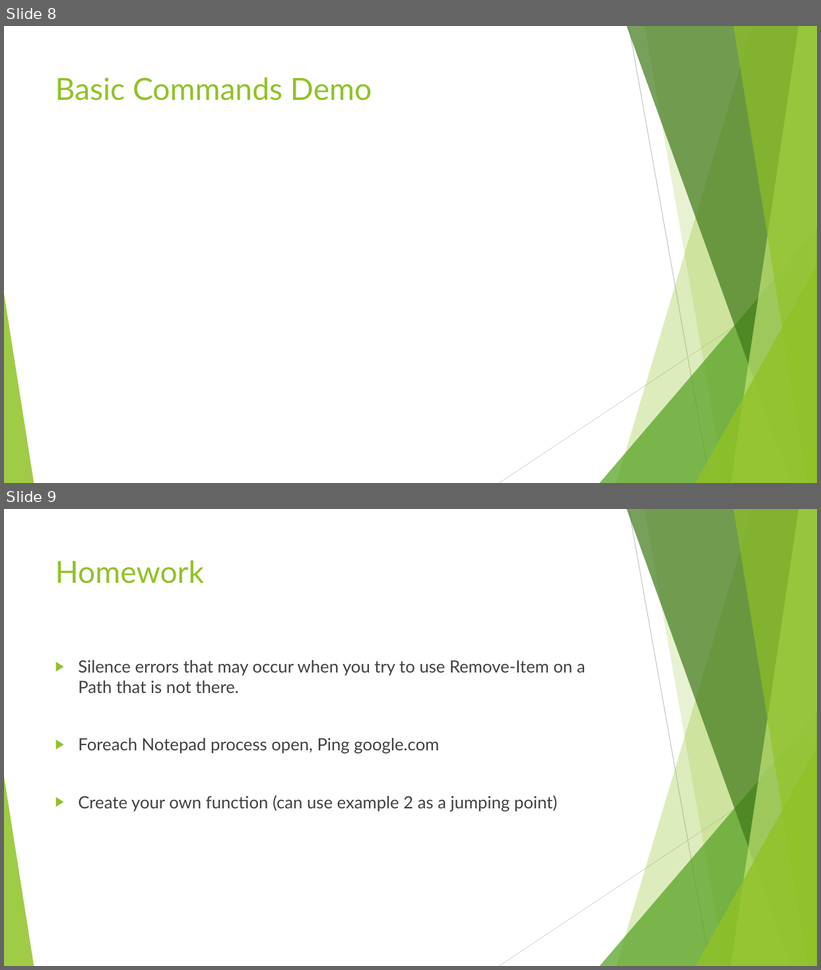
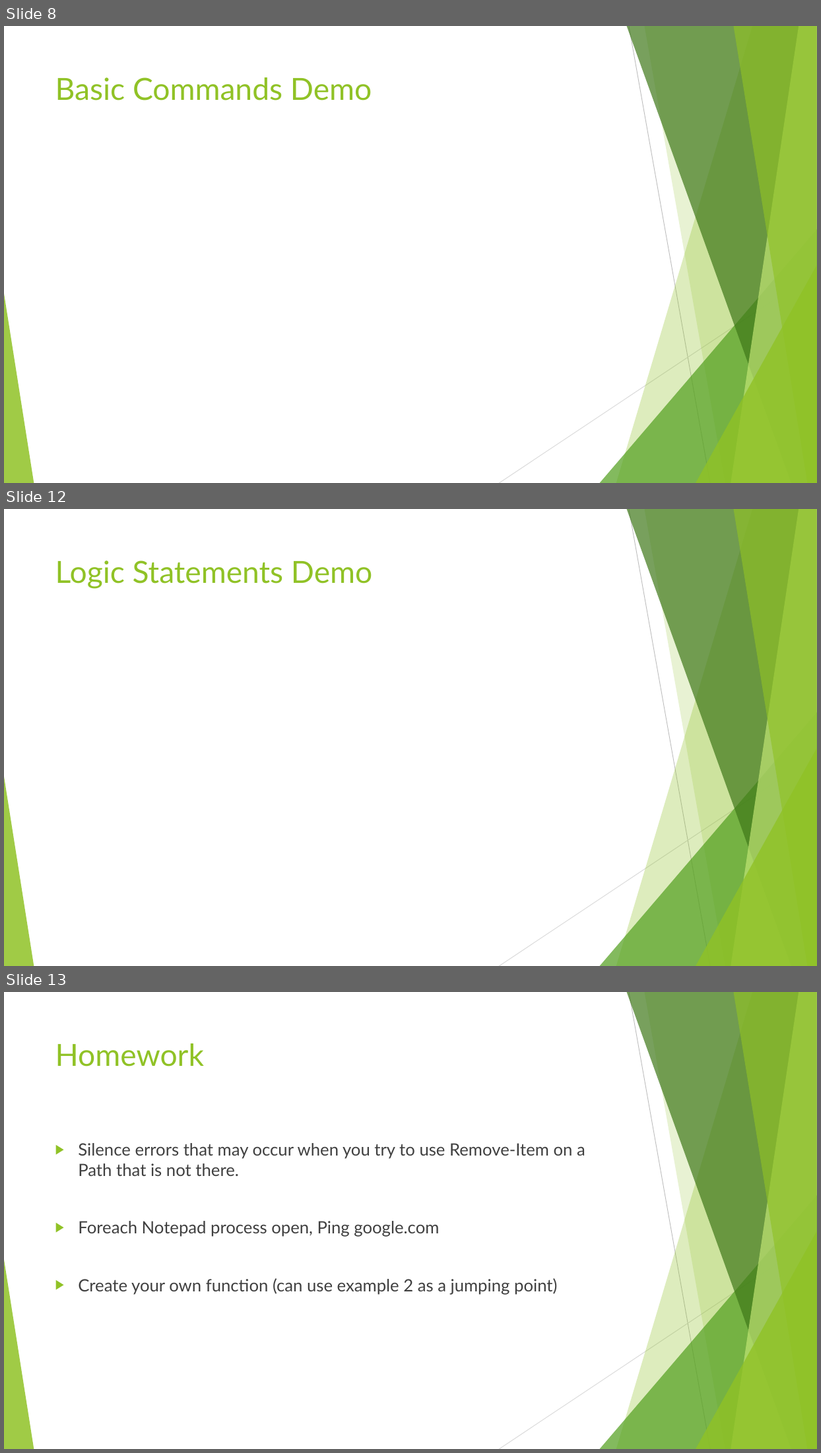
Before and after one commit to ergo3114/Fundamentals2, a slide deck: PowerShell Fundamentals 2.pptx. Shown one above the other, each under a label of ours: slides 8 and 9 before the commit, slides 8, 12 and 13 after it; the slides between them are not shown. The pictures are 821x970 and 821x1453 pixels, drawn with LibreOffice and Linux fonts; fonts in the diff are those of the drawing. Boxes give left, top, right and bottom in pixels: in the first picture for what was removed or moved away, otherwise in the second. Text is boxed around its words. In the diff, an @@ line names an element or a change of style, - is before the commit and + after.

Commit message:
Common Parameters and Logic Statements

```diff
--- a/PowerShell Fundamentals 2.pptx
+++ b/PowerShell Fundamentals 2.pptx
@@ slide 12 added at box(4, 509, 817, 966), background #FFFFFF; not listed: 10 template elements that a slide beside it also shows @@
@@ title added at box(55, 560, 372, 589), 36 pt, text #90C226 @@
+Logic Statements Demo
@@ what was slide 9 is now slide 13 @@
```
Also in this commit, not shown: 1 slide changed, 4 other slides added, 1 slide removed, 1 other file.
